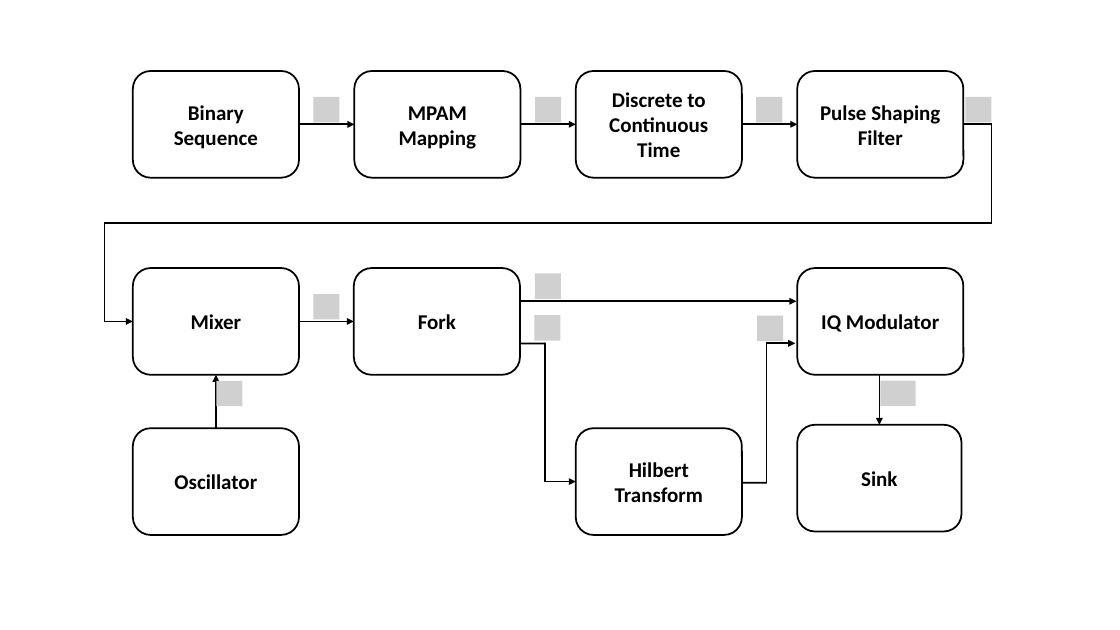
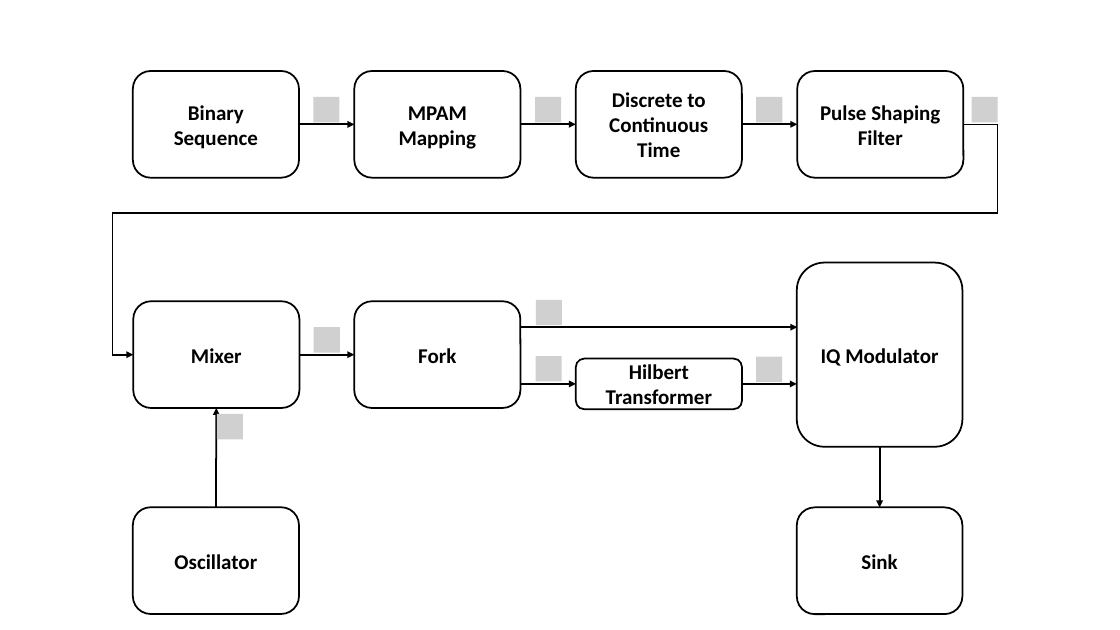
Before and after one commit to romilpatel/LinkPlanner, a slide deck: slide 1 of doc/tex/sdf/simplified_coherent_receiver/figures/Simulation_setup_Tx.pptx. Drawn at 1120x630 pixels with LibreOffice and Linux fonts; fonts in the diff are those of the drawing; grey boxes stand for pictures. Boxes give left, top, right and bottom in pixels: in the first picture for what was removed or moved away, otherwise in the second. Text is boxed around its words. In the diff, an @@ line names an element or a change of style, - is before the commit and + after.

```diff
--- a/doc/tex/sdf/simplified_coherent_receiver/figures/Simulation_setup_Tx.pptx
+++ b/doc/tex/sdf/simplified_coherent_receiver/figures/Simulation_setup_Tx.pptx
@@ picture moved from (x1=965, y1=97, x2=991, y2=122) to (x1=972, y1=97, x2=998, y2=122) @@
@@ elbow arrow moved from (964, 124) - (133, 322) to (964, 124) - (134, 355) @@
@@ rounded rectangle "IQ Modulator" resized from (x1=797, y1=268, x2=964, y2=375) to (x1=797, y1=263, x2=963, y2=447) @@
@@ picture removed at (x1=313, y1=294, x2=339, y2=319) @@
@@ picture removed at (x1=535, y1=273, x2=561, y2=298) @@
@@ picture added at (x1=314, y1=328, x2=340, y2=353) @@
@@ arrow moved from (521, 302) - (797, 302) to (522, 328) - (797, 328) @@
@@ picture removed at (x1=534, y1=315, x2=560, y2=340) @@
@@ picture added at (x1=536, y1=300, x2=562, y2=325) @@
@@ picture removed at (x1=757, y1=316, x2=783, y2=341) @@
@@ 2 rounded rectangles, 1 arrow moved together from (x1=133, y1=268, x2=520, y2=375) to (x1=134, y1=302, x2=521, y2=408) @@
@@ picture added at (x1=536, y1=356, x2=562, y2=381) @@
@@ elbow arrow removed from (544, 344) to (576, 481) @@
@@ rounded rectangle "Hilbert Transformer" resized from (x1=576, y1=429, x2=742, y2=535) to (x1=576, y1=359, x2=743, y2=409) @@
@@ picture added at (x1=756, y1=356, x2=782, y2=381) @@
@@ elbow arrow removed from (767, 483) to (796, 344) @@
@@ picture removed at (x1=217, y1=381, x2=243, y2=406) @@
@@ line moved from (545, 344) - (521, 344) to (521, 384) - (576, 384) @@
@@ line (521, 384) - (576, 384): line to arrow @@
@@ text in rounded rectangle at (x1=606, y1=364, x2=712, y2=410): text changed @@
-Hilbert Transform
+Hilbert Transformer
@@ line moved from (767, 483) - (742, 483) to (742, 384) - (797, 384) @@
@@ line (742, 384) - (797, 384): line to arrow @@
@@ picture removed at (x1=881, y1=381, x2=916, y2=406) @@
@@ arrow moved from (216, 429) - (216, 375) to (216, 507) - (217, 408) @@
@@ picture added at (x1=217, y1=414, x2=243, y2=439) @@
@@ arrow moved from (880, 375) - (880, 425) to (880, 447) - (880, 507) @@
@@ rounded rectangle "Oscillator" moved from (x1=133, y1=429, x2=299, y2=535) to (x1=133, y1=507, x2=299, y2=614) @@
@@ rounded rectangle "Sink" moved from (x1=797, y1=425, x2=962, y2=532) to (x1=797, y1=507, x2=963, y2=614) @@
```
Also in this commit, not shown: 4 other files.
